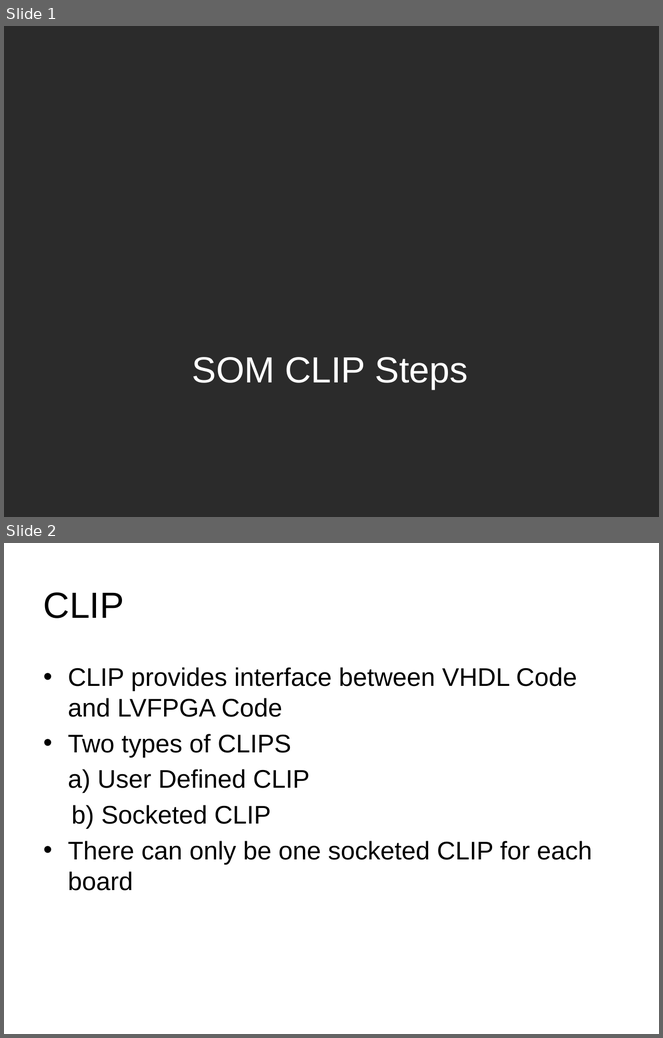
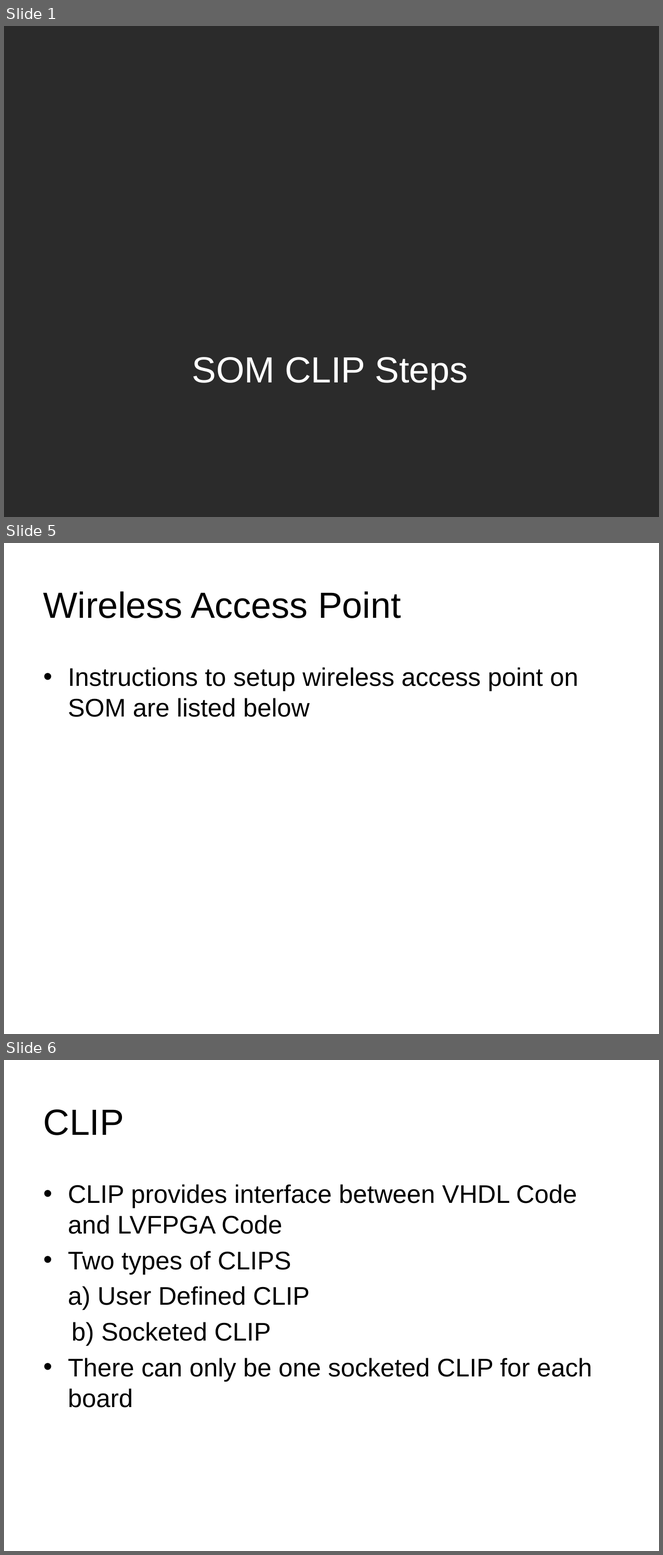
Before and after one commit to kalyanramu/Presentations, a slide deck: Mine/SOM Development Techniques.pptx. Shown one above the other, each under a label of ours: slides 1 and 2 before the commit, slides 1, 5 and 6 after it; the slides between them are not shown. The pictures are 663x1038 and 663x1555 pixels, drawn with LibreOffice and Linux fonts; fonts in the diff are those of the drawing; background and template pictures are left out; a plain dark background stands for a picture behind light text. Boxes give left, top, right and bottom in pixels: in the first picture for what was removed or moved away, otherwise in the second. Text is boxed around its words. In the diff, an @@ line names an element or a change of style, - is before the commit and + after.

```diff
--- a/Mine/SOM Development Techniques.pptx
+++ b/Mine/SOM Development Techniques.pptx
@@ slide 5 added at (4,543,659,1034), background picture (left out) @@
@@ title added at (44,591,401,618), 40 pt, text #000000 @@
+Wireless Access Point
@@ text added at (68,667,578,717), 28 pt, text #000000 @@
+• Instructions to setup wireless access point on SOM are listed below
@@ what was slide 2 is now slide 6 @@
```
Also in this commit, not shown: 1 slide changed, 3 other slides added, 1 other file.
